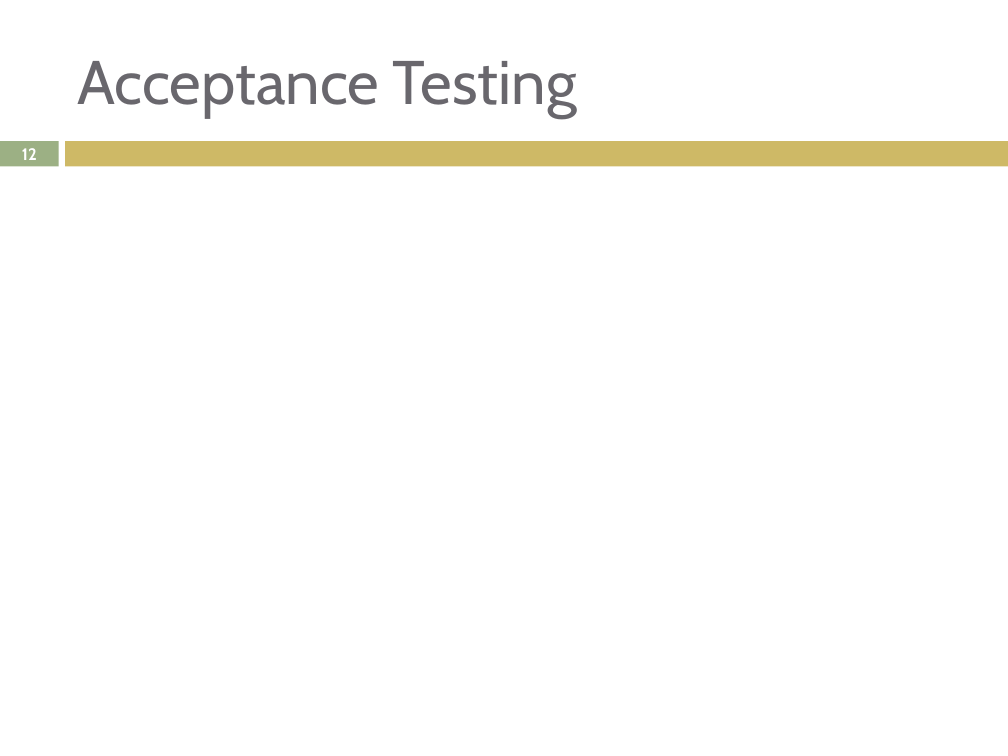
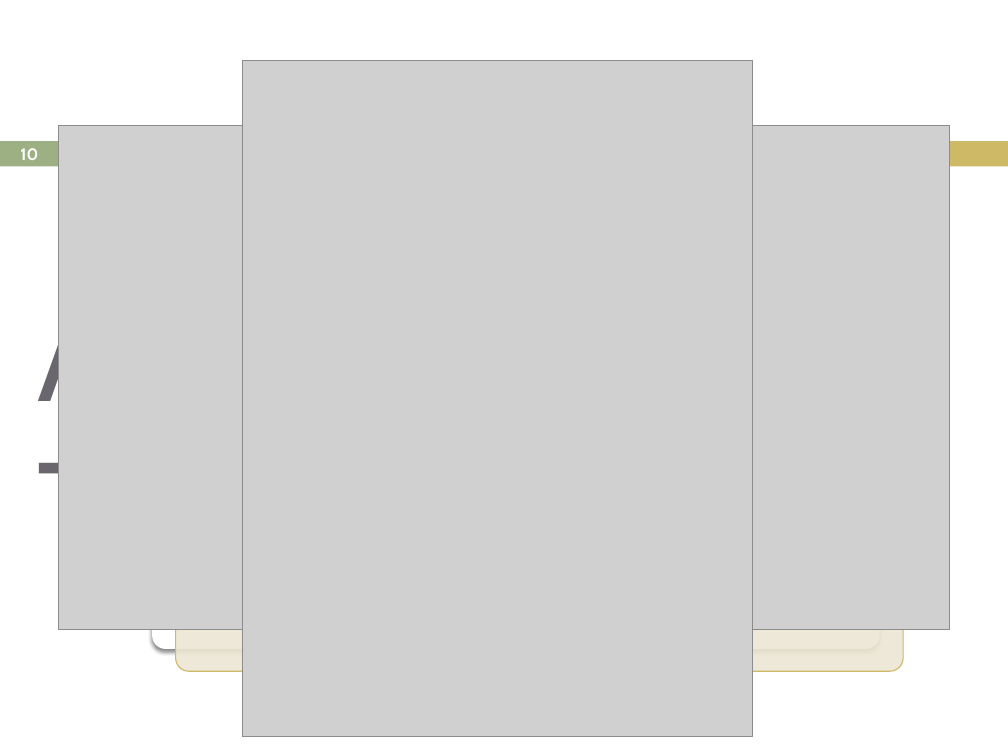
Before and after one commit to lijian8/ahns10, a slide deck: slide 10 of docproject/official_ahns/presentations/mick_semester2.pptx (slide 12 before the commit). Drawn at 1008x756 pixels with LibreOffice and Linux fonts; fonts in the diff are those of the drawing; grey boxes stand for pictures. Boxes give left, top, right and bottom in pixels: in the first picture for what was removed or moved away, otherwise in the second. Text is boxed around its words. In the diff, an @@ line names an element or a change of style, - is before the commit and + after.

```diff
--- a/docproject/official_ahns/presentations/mick_semester2.pptx
+++ b/docproject/official_ahns/presentations/mick_semester2.pptx
@@ picture added at box(242, 60, 752, 737) @@
@@ page number at box(20, 148, 38, 160): text changed @@
-12
+10
@@ picture added at box(58, 126, 949, 630) @@
@@ text "Acceptance Testing": place and size @@
-text "Acceptance Testing" at box(77, 61, 577, 118)
+text "Acceptance Testing" at box(38, 298, 641, 576)
@@ text "Acceptance Testing" at box(38, 298, 641, 576): size 44 to 88 pt @@
@@ group added at box(152, 166, 903, 671): 9 rounded rectangles, 1 text @@
+AT-01
```
Also in this commit, not shown: 5 other slides changed, 1 slide added, 5 slides removed, 1 other file.
